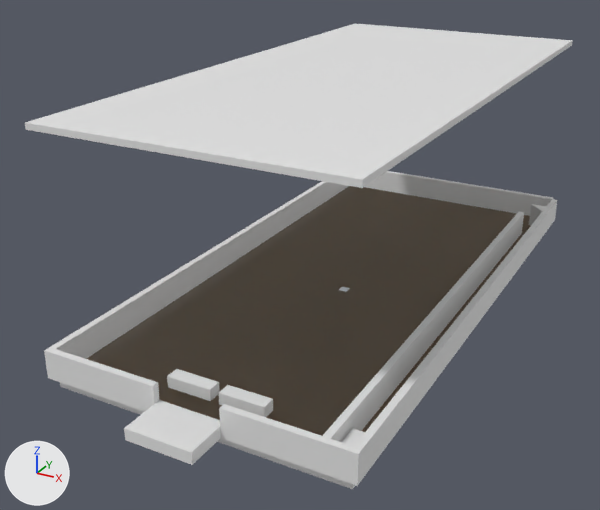
A saved change to the Blender file assets/src/dragonwar.blend.
The view is the same before and after, from a 50 mm camera at (0.879, -0.807, 0.705) aimed at (0.205, 0.419, 0.092). Every picture has the same lights, and +X, +Y and +Z are marked at lower left. The older version comes first.

In view in the first picture: 'col_flipper_l', 'col_flipper_r', 'col_glass', 'col_playfield', 'col_wall_bottom_l', 'col_wall_bottom_r', 'col_wall_lane', 'col_wall_lane_bottom', 'col_wall_left', 'col_wall_right', 'col_wall_top', 'sw_trough_4', 'vis_playfield' and 5 more.
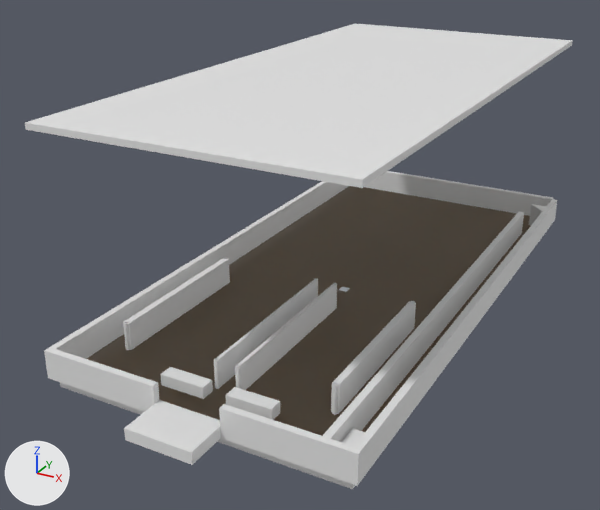
Pixel boxes [x1, y1, x2, y2] of what changed, in the pictures (600 x 510 px):
'col_guide_divider_l', added: after [123, 258, 230, 350]
'col_guide_outer_r', added: after [237, 283, 336, 390]
'col_guide_divider_r', added: after [331, 301, 416, 414]
'col_guide_outer_l', added: after [215, 279, 317, 387]
'col_flipper_r', moved: before [218, 385, 273, 417]; after [226, 387, 280, 420]
'col_flipper_l', moved: before [167, 369, 220, 401]; after [160, 367, 213, 399]
'col_post_divider_r_lo', added: after [332, 383, 338, 415]
'col_post_pocket_l', added: after [214, 359, 220, 389]
'col_post_divider_l_lo', added: after [124, 322, 130, 350]
'col_post_pocket_r', added: after [235, 365, 241, 389]

Diff of the bpy script that builds the scene:
```diff
--- a/assets/src/dragonwar.blend.py
+++ b/assets/src/dragonwar.blend.py
@@ me_col_flipper_l @@
 # used by ob_col_flipper_l; parent = ob_playfield_root; location = (0.0, 0.0, 0.0)
-me_col_flipper_l.from_pydata(...)  # 8 vertices, 6 faces; spans x 0.17..0.2494, y 0.0575..0.0825, z 0.0..0.02
+me_col_flipper_l.from_pydata(...)  # 8 vertices, 6 faces; spans x 0.1575..0.2369, y 0.0575..0.0825, z 0.0..0.02
+# me_col_flipper_l part 1: the whole mesh is moved by (-0.0125, 0.0, 0.0)
@@ me_col_flipper_r @@
 # used by ob_col_flipper_r; parent = ob_playfield_root; location = (0.0, 0.0, 0.0)
-me_col_flipper_r.from_pydata(...)  # 8 vertices, 6 faces; spans x 0.265..0.3444, y 0.0575..0.0825, z 0.0..0.02
+me_col_flipper_r.from_pydata(...)  # 8 vertices, 6 faces; spans x 0.2775..0.3569, y 0.0575..0.0825, z 0.0..0.02
+# me_col_flipper_r part 2: the whole mesh is moved by (0.0125, 0.0, 0.0)
@@ ob_col_post_pocket_r @@
+ob_col_post_pocket_r = bpy.data.objects.new('col_post_pocket_r', me_col_post_pocket_r)  # an 8-sided cylinder along z spanning x 0.2725..0.2805, y 0.09..0.098, z 0.0..0.05
+ob_col_post_pocket_r.parent = ob_playfield_root
+ob_col_post_pocket_r.location = (0.0, 0.0, 0.0)
@@ ob_col_guide_outer_r @@
+ob_col_guide_outer_r = bpy.data.objects.new('col_guide_outer_r', me_col_guide_outer_r)  # a box spanning x 0.274..0.28, y 0.094..0.42, z 0.0..0.05
+ob_col_guide_outer_r.parent = ob_playfield_root
+ob_col_guide_outer_r.location = (0.0, 0.0, 0.0)
@@ ob_col_post_divider_r_lo @@
+ob_col_post_divider_r_lo = bpy.data.objects.new('col_post_divider_r_lo', me_col_post_divider_r_lo)  # an 8-sided cylinder along z spanning x 0.4235..0.4315, y 0.116..0.124, z 0.0..0.05
+ob_col_post_divider_r_lo.parent = ob_playfield_root
+ob_col_post_divider_r_lo.location = (0.0, 0.0, 0.0)
@@ ob_col_guide_divider_r @@
+ob_col_guide_divider_r = bpy.data.objects.new('col_guide_divider_r', me_col_guide_divider_r)  # a box spanning x 0.422..0.434, y 0.12..0.42, z 0.0..0.05
+ob_col_guide_divider_r.parent = ob_playfield_root
+ob_col_guide_divider_r.location = (0.0, 0.0, 0.0)
@@ ob_col_post_pocket_l @@
+ob_col_post_pocket_l = bpy.data.objects.new('col_post_pocket_l', me_col_post_pocket_l)  # an 8-sided cylinder along z spanning x 0.2339..0.2419, y 0.09..0.098, z 0.0..0.05
+ob_col_post_pocket_l.parent = ob_playfield_root
+ob_col_post_pocket_l.location = (0.0, 0.0, 0.0)
@@ ob_col_guide_outer_l @@
+ob_col_guide_outer_l = bpy.data.objects.new('col_guide_outer_l', me_col_guide_outer_l)  # a box spanning x 0.235..0.241, y 0.094..0.42, z 0.0..0.05
+ob_col_guide_outer_l.parent = ob_playfield_root
+ob_col_guide_outer_l.location = (0.0, 0.0, 0.0)
@@ ob_col_post_divider_l_lo @@
+ob_col_post_divider_l_lo = bpy.data.objects.new('col_post_divider_l_lo', me_col_post_divider_l_lo)  # an 8-sided cylinder along z spanning x 0.0369..0.0449, y 0.116..0.124, z 0.0..0.05
+ob_col_post_divider_l_lo.parent = ob_playfield_root
+ob_col_post_divider_l_lo.location = (0.0, 0.0, 0.0)
@@ ob_col_guide_divider_l @@
+ob_col_guide_divider_l = bpy.data.objects.new('col_guide_divider_l', me_col_guide_divider_l)  # a box spanning x 0.035..0.047, y 0.12..0.42, z 0.0..0.05
+ob_col_guide_divider_l.parent = ob_playfield_root
+ob_col_guide_divider_l.location = (0.0, 0.0, 0.0)
```
